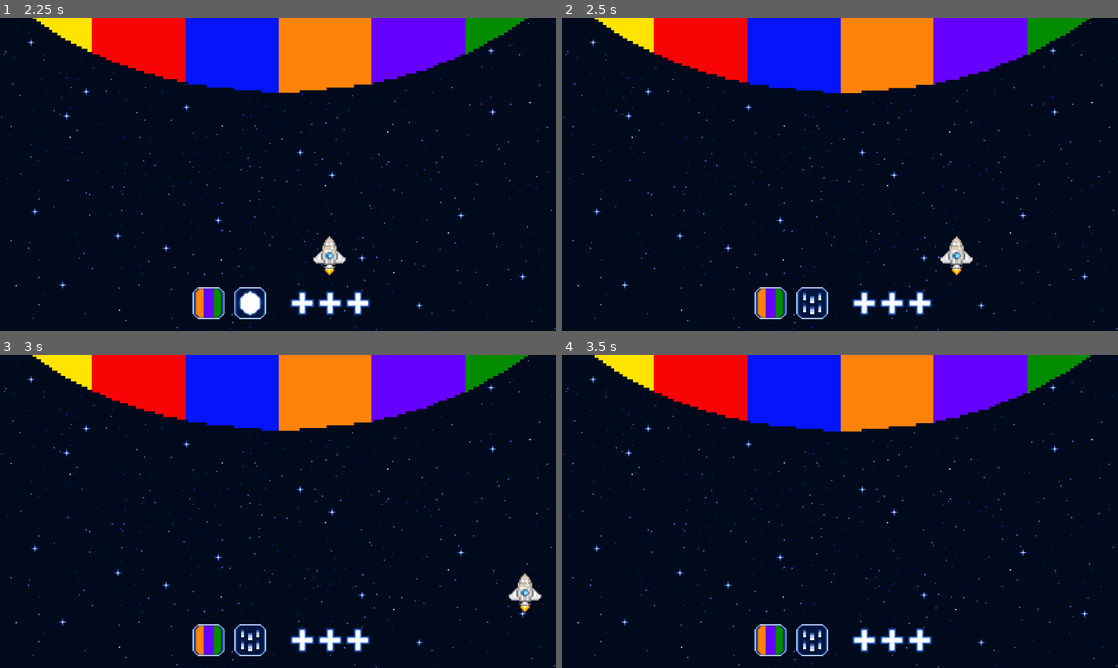
Above: before the commit, frames 1-4 (two rows, left to right).
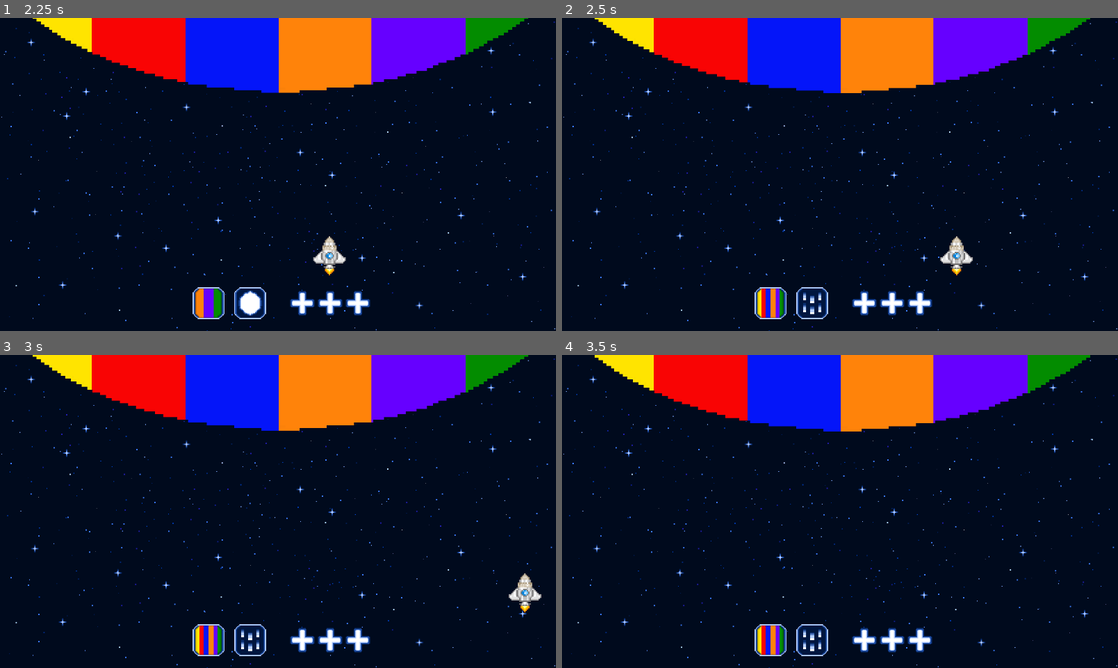
Above: after the commit, the same moments.

Repository: Annars30/GithubRepos-FINAL-project-ver1
Game: Godot game, scene res://Scenes/game.tscn
The game is run twice, just before and just after one commit, with the same random seed, the same clock (stepped at 60 frames per second) and the same inputs.
Inputs (mouse positions are in pixels of both pictures, inside the frame that each line leads up to):
- Up to frame 1 (2.25 s): move the mouse to (211, 302) at 0.52 s; hold Right (move_right) 0.53-1.28 s; click (211, 302) at 0.67 s; move the mouse to (250, 302) at 1.27 s; hold Left (move_left) 1.28-2.03 s; click (250, 302) at 1.42 s; move the mouse to (333, 105) at 2.02 s; hold Right (move_right) from 2.03 s (still down); click (333, 105) at 2.17 s
- Up to frame 2 (2.5 s): keep holding Right (move_right)
- Up to frame 3 (3 s): keep holding Right (move_right); move the mouse to (250, 574) at 2.77 s; click (250, 574) at 2.92 s
- Up to frame 4 (3.5 s): keep holding Right (move_right)

Frame 1 is identical in both runs. In frame 2, 0.4% of the frame differs, in the area x 35-40%, y 86-96%; in frame 3, 0.4%; in frame 4, 0.4%.

Commit message:
Update dice_1.gd

Diff:
--- a/Scripts/dice_1.gd
+++ b/Scripts/dice_1.gd
@@ -1,16 +1,17 @@
 extends CharacterBody2D
 
 @onready var animated_sprite: AnimatedSprite2D = $AnimatedSprite2D
-@onready var supernova: AnimatedSprite2D = $AnimatedSprite2D
+
+signal dice_1_rolled(result : int)
 
 var is_mouse_over = false
 var spinning := false
 
 
-func do_something():
+func process_dice_result():
 	var result := randi_range(0,1)
 	animated_sprite.set_frame_and_progress(result, 0)
-
+	dice_1_rolled.emit(result)
 
 
 func _on_area_2d_mouse_entered() -> void:
@@ -32,5 +33,5 @@
 	print(wait_time)
 	await get_tree().create_timer(wait_time).timeout
 	animated_sprite.stop()
-	do_something()
+	process_dice_result()
 	spinning = false
